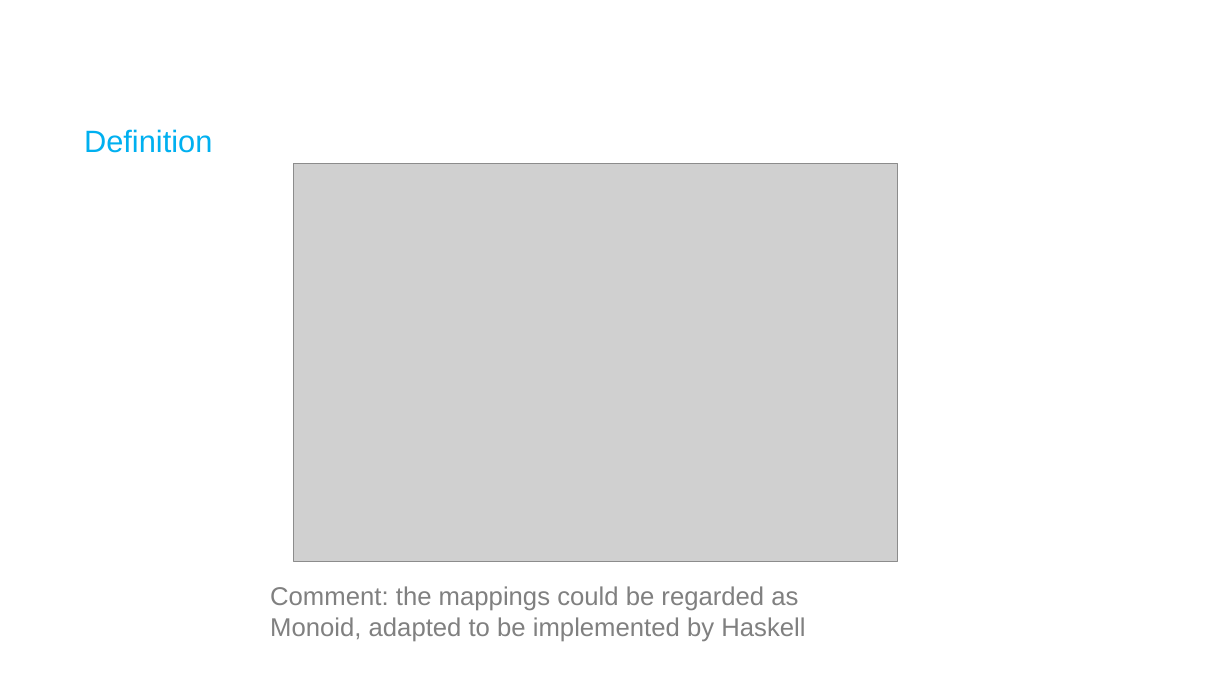
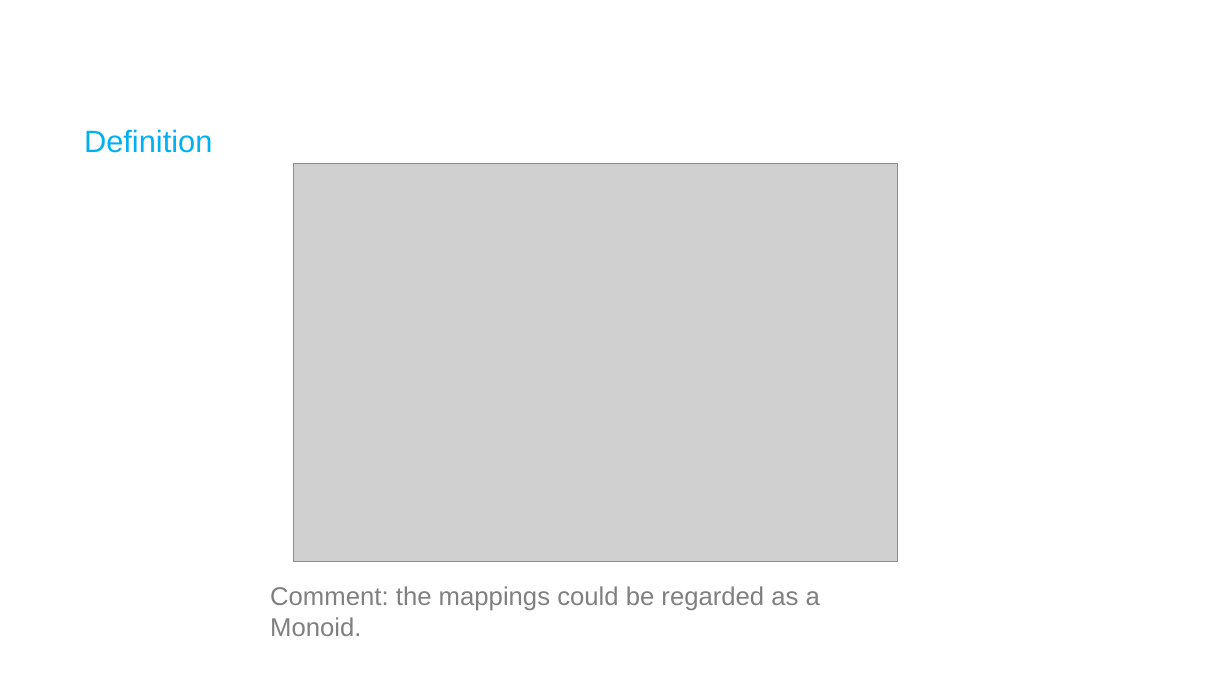
Before and after one commit to Freakwill/pycon2021-ppt, a slide deck: slide 5 of slide-light.pptx. Drawn at 1232x693 pixels with LibreOffice and Linux fonts; fonts in the diff are those of the drawing; grey boxes stand for pictures; background and template pictures are left out. Boxes give left, top, right and bottom in pixels: in the first picture for what was removed or moved away, otherwise in the second. Text is boxed around its words. In the diff, an @@ line names an element or a change of style, - is before the commit and + after.

```diff
--- a/slide-light.pptx
+++ b/slide-light.pptx
@@ text at [270, 586, 820, 636]: text changed @@
-Comment: the mappings could be regarded as Monoid, adapted to be implemented by Haskell
+Comment: the mappings could be regarded as a Monoid.
```
Also in this commit, not shown: 1 other slide changed, 1 other file.
